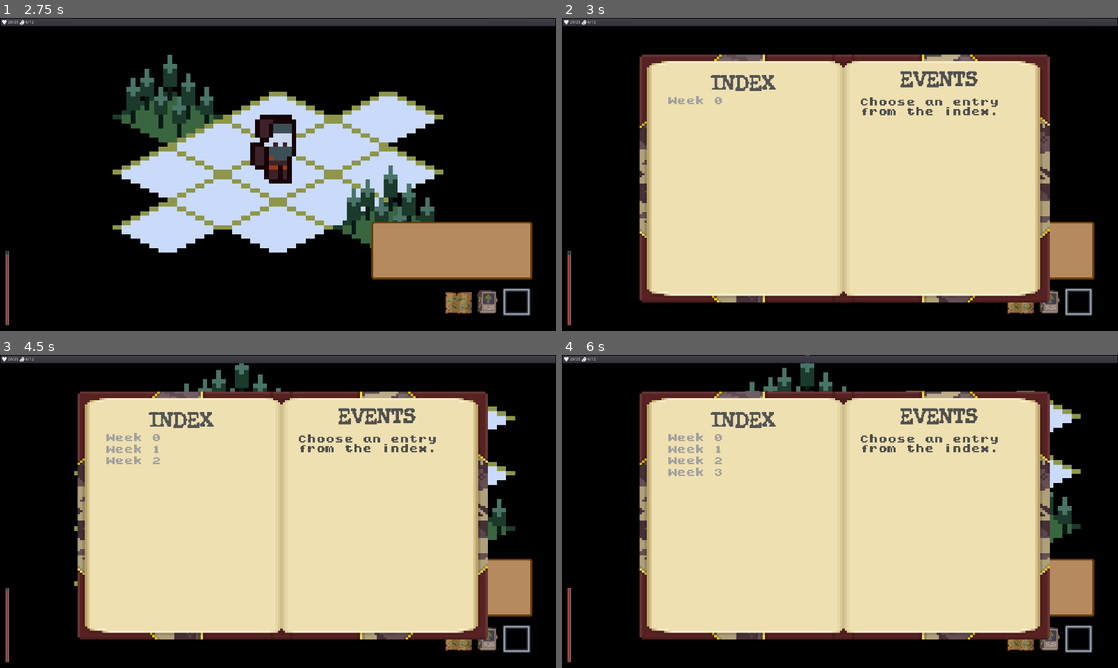
Above: before the commit, frames 1-4 (two rows, left to right).
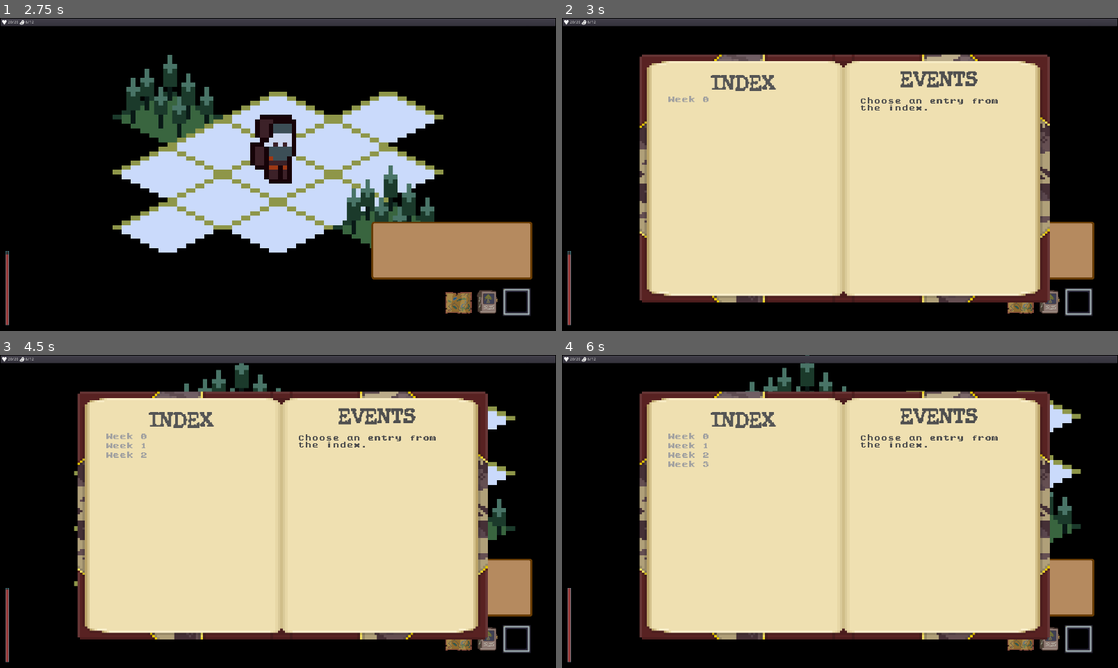
Above: after the commit, the same moments.

Repository: ZeeHatcher/project-forgotten
Game: Godot game, scene res://scenes/start_screen/start_screen.tscn
The game is run twice, just before and just after one commit, with the same random seed, the same clock (stepped at 60 frames per second) and the same inputs.
Inputs (mouse positions are in pixels of both pictures, inside the frame that each line leads up to):
- Up to frame 1 (2.75 s): tap Enter at 0.5 s; move the mouse to (400, 158) at 0.52 s; hold D (move_right) 0.53-1.25 s; hold Tab (journal) 0.53-1.25 s; click (400, 158) at 0.67 s; click "Start" at 1.25 s; click (455, 302) at 2 s
- Up to frame 2 (3 s): click (1051, 302) at 2.75 s
- Up to frame 3 (4.5 s): tap Space at 3.5 s; move the mouse to (166, 527) at 3.52 s; hold S (move_down) 3.53-4.28 s; tap Tab (journal) at 3.6 s; click (166, 527) at 3.67 s; move the mouse to (333, 442) at 4.27 s; hold D (move_right) from 4.28 s (still down); hold Tab (journal) from 4.28 s (still down); click (333, 442) at 4.42 s
- Up to frame 4 (6 s): tap Enter at 5 s; move the mouse to (812, 574) at 5.02 s; release D (move_right) at 5.03 s; release Tab (journal) at 5.03 s; hold W (move_up) 5.03-5.78 s; tap Tab (journal) at 5.1 s; click (812, 574) at 5.17 s; move the mouse to (1006, 558) at 5.77 s; hold A (move_left) from 5.78 s (still down); hold Tab (journal) from 5.78 s (still down); click (1006, 558) at 5.92 s

Frame 1 is identical in both runs. In frame 2, 0.7% of the frame differs, in the area x 19-79%, y 24-32%; in frame 3, 1.0%; in frame 4, 1.1%, in the area x 19-79%, y 24-39%.

Commit message:
feat: event redesign WIP

Diff:
--- a/main.tscn
+++ b/main.tscn
@@ -90,18 +90,9 @@
 
 [node name="CanvasLayer" type="CanvasLayer" parent="."]
 
-[node name="CenterContainer" type="CenterContainer" parent="CanvasLayer"]
-anchor_right = 1.0
-anchor_bottom = 1.0
-mouse_filter = 2
-
-[node name="EventBoard" parent="CanvasLayer/CenterContainer" instance=ExtResource( 2 )]
+[node name="EventBoard" parent="CanvasLayer" instance=ExtResource( 2 )]
 pause_mode = 2
 visible = false
-margin_left = 956.0
-margin_top = 522.0
-margin_right = 964.0
-margin_bottom = 558.0
 
 [node name="TopBar" parent="CanvasLayer" instance=ExtResource( 7 )]
 margin_bottom = 30.0
@@ -207,7 +198,7 @@
 [node name="EventService" type="Node" parent="."]
 script = ExtResource( 5 )
 player = NodePath("../Player")
-board = NodePath("../CanvasLayer/CenterContainer/EventBoard")
+board = NodePath("../CanvasLayer/EventBoard")
 
 [node name="WorldFog" parent="." instance=ExtResource( 3 )]
 tilemap_paths = [ NodePath("../EventTiles"), NodePath("../Terrain") ]
@@ -232,9 +223,9 @@
 [connection signal="moved" from="Player" to="Terrain" method="trigger_event_at"]
 [connection signal="moved" from="Player" to="GameSaveService" method="_on_Player_moved"]
 [connection signal="temperature_updated" from="Player" to="CanvasLayer/TemperatureBar" method="_on_Player_temperature_updated"]
-[connection signal="choice_selected" from="CanvasLayer/CenterContainer/EventBoard" to="EventService" method="apply_outcome"]
-[connection signal="event_ended" from="CanvasLayer/CenterContainer/EventBoard" to="EventService" method="end_event"]
-[connection signal="event_ended" from="CanvasLayer/CenterContainer/EventBoard" to="GameOverService" method="_on_EventBoard_event_ended"]
+[connection signal="choice_selected" from="CanvasLayer/EventBoard" to="EventService" method="apply_outcome"]
+[connection signal="event_ended" from="CanvasLayer/EventBoard" to="EventService" method="end_event"]
+[connection signal="event_ended" from="CanvasLayer/EventBoard" to="GameOverService" method="_on_EventBoard_event_ended"]
 [connection signal="pressed" from="CanvasLayer/Icons/JournalButton" to="GameSaveService" method="_on_JournalButton_pressed"]
 [connection signal="pressed" from="CanvasLayer/Icons/InventoryButton" to="CanvasLayer/InventoryList" method="_on_InventoryButton_pressed"]
 [connection signal="load_game" from="CanvasLayer/Journal" to="GameSaveService" method="_on_Journal_load_game"]
--- a/project.godot
+++ b/project.godot
@@ -24,7 +24,7 @@
 "language": "GDScript",
 "path": "res://data_models/event.gd"
 }, {
-"base": "TabContainer",
+"base": "Control",
 "class": "EventBoard",
 "language": "GDScript",
 "path": "res://ui/event_board/event_board.gd"
--- a/scenes/start_screen/start_screen.tscn
+++ b/scenes/start_screen/start_screen.tscn
@@ -111,10 +111,10 @@
 size_flags_vertical = 0
 
 [node name="Label" type="Label" parent="CanvasLayer/StartMenu/TitleCard/CenterContainer"]
-margin_left = 393.0
-margin_top = 490.0
-margin_right = 1527.0
-margin_bottom = 590.0
+margin_left = 206.0
+margin_top = 273.0
+margin_right = 1340.0
+margin_bottom = 373.0
 size_flags_horizontal = 0
 size_flags_vertical = 0
 theme = ExtResource( 2 )
--- a/test.gd
+++ b/test.gd
@@ -5,7 +5,7 @@
 
 var _save
 
-onready var _board := $CanvasLayer/CenterContainer/EventBoard
+onready var _board := $CanvasLayer/EventBoard
 onready var _player := $Player
 onready var _top_bar := $CanvasLayer/TopBar
 onready var _terrain := $Terrain
--- a/themes/default_body.tres
+++ b/themes/default_body.tres
@@ -3,7 +3,7 @@
 [ext_resource path="res://assets/fonts/kongtext/kongtext.ttf" type="DynamicFontData" id=1]
 
 [sub_resource type="DynamicFont" id=1]
-size = 32
+size = 24
 outline_color = Color( 0.2, 0.2, 0.2, 1 )
 font_data = ExtResource( 1 )
 
--- /dev/null
+++ b/themes/medium_body.tres
@@ -0,0 +1,30 @@
+[gd_resource type="Theme" load_steps=8 format=2]
+
+[ext_resource path="res://assets/fonts/kongtext/kongtext.ttf" type="DynamicFontData" id=1]
+
+[sub_resource type="StyleBoxEmpty" id=3]
+
+[sub_resource type="StyleBoxEmpty" id=4]
+
+[sub_resource type="StyleBoxEmpty" id=5]
+
+[sub_resource type="StyleBoxEmpty" id=2]
+
+[sub_resource type="StyleBoxEmpty" id=6]
+
+[sub_resource type="DynamicFont" id=1]
+size = 40
+extra_spacing_top = 5
+extra_spacing_bottom = 5
+font_data = ExtResource( 1 )
+
+[resource]
+default_font = SubResource( 1 )
+Button/colors/font_color = Color( 0.67451, 0.67451, 0.67451, 1 )
+Button/colors/font_color_hover = Color( 1, 1, 1, 1 )
+Button/colors/font_color_pressed = Color( 1, 1, 1, 1 )
+Button/styles/disabled = SubResource( 3 )
+Button/styles/focus = SubResource( 4 )
+Button/styles/hover = SubResource( 5 )
+Button/styles/normal = SubResource( 2 )
+Button/styles/pressed = SubResource( 6 )
--- a/ui/event_board/event_board.gd
+++ b/ui/event_board/event_board.gd
@@ -1,5 +1,5 @@
 class_name EventBoard
-extends TabContainer
+extends Control
 
 
 signal choice_selected(outcome)
@@ -8,14 +8,15 @@
 var event: Event setget set_event
 var are_conditions_met_handler: FuncRef
 
-onready var _container := $VBoxContainer
-onready var _description := $VBoxContainer/EventDescription
-onready var _buttons := $VBoxContainer/Buttons
+onready var _image := $"%EventImage"
+onready var _title := $"%Title"
+onready var _description := $"%Description"
+onready var _buttons := $"%Buttons"
 
 
 func set_event(val: Event) -> void:
 	event = val
-	_container.name = val.title # Setting node name also changes tab name
+	_title.text = val.title
 	_show_page(0)
 
 
--- a/ui/event_board/event_board.tscn
+++ b/ui/event_board/event_board.tscn
@@ -1,43 +1,106 @@
-[gd_scene load_steps=2 format=2]
+[gd_scene load_steps=8 format=2]
 
 [ext_resource path="res://ui/event_board/event_board.gd" type="Script" id=1]
+[ext_resource path="res://assets/ui/event_image_background.png" type="Texture" id=2]
+[ext_resource path="res://assets/events/Bunker_inside.png" type="Texture" id=3]
+[ext_resource path="res://assets/ui/event_bg.png" type="Texture" id=4]
+[ext_resource path="res://assets/ui/title_bg.png" type="Texture" id=5]
+[ext_resource path="res://themes/default_body.tres" type="Theme" id=6]
+[ext_resource path="res://themes/medium_body.tres" type="Theme" id=7]
 
-[node name="EventBoard" type="TabContainer"]
-margin_left = -308.0
-margin_top = -146.0
-margin_right = 308.0
-margin_bottom = 146.0
+[node name="EventBoard" type="Control"]
+anchor_top = 0.1
+anchor_right = 1.0
+anchor_bottom = 0.9
+script = ExtResource( 1 )
+
+[node name="EventImageBG" type="TextureRect" parent="."]
+anchor_left = 0.291
+anchor_top = 0.5
+anchor_right = 0.291
+anchor_bottom = 0.5
 grow_horizontal = 2
 grow_vertical = 2
-size_flags_horizontal = 3
-size_flags_vertical = 3
-tab_align = 0
-script = ExtResource( 1 )
+rect_min_size = Vector2( 1024, 1024 )
+texture = ExtResource( 2 )
+expand = true
+stretch_mode = 6
 
-[node name="VBoxContainer" type="VBoxContainer" parent="."]
+[node name="EventImage" type="TextureRect" parent="EventImageBG"]
+unique_name_in_owner = true
+anchor_left = 0.1
+anchor_top = 0.1
+anchor_right = 0.9
+anchor_bottom = 0.9
+texture = ExtResource( 3 )
+expand = true
+stretch_mode = 6
+
+[node name="Event" type="TextureRect" parent="."]
+anchor_left = 0.689
+anchor_top = 0.562
+anchor_right = 0.689
+anchor_bottom = 0.562
+grow_horizontal = 2
+grow_vertical = 2
+rect_min_size = Vector2( 896, 896 )
+texture = ExtResource( 4 )
+expand = true
+stretch_mode = 6
+
+[node name="Control" type="Control" parent="Event"]
+anchor_left = 0.115
+anchor_top = 0.096
+anchor_right = 0.9
+anchor_bottom = 0.933
+
+[node name="Description" type="Label" parent="Event/Control"]
+unique_name_in_owner = true
+margin_right = 703.0
+margin_bottom = 240.0
+size_flags_vertical = 0
+theme = ExtResource( 6 )
+custom_colors/font_color = Color( 1, 0.980392, 0.94902, 1 )
+text = "The world has come and gone. All food has been consumed, all water exhausted.
+
+There are few shelter, and fewer people to live in them.
+
+Your life, at the end of times, begins now."
+autowrap = true
+
+[node name="Buttons" type="VBoxContainer" parent="Event/Control"]
+unique_name_in_owner = true
+anchor_top = 1.0
 anchor_right = 1.0
 anchor_bottom = 1.0
-margin_left = 4.0
-margin_top = 32.0
-margin_right = -3.103
-margin_bottom = -4.0
-rect_min_size = Vector2( 600, 0 )
+grow_vertical = 0
 
-[node name="EventDescription" type="Label" parent="VBoxContainer"]
-margin_right = 608.0
-margin_bottom = 48.0
-text = "asdasdasdasdasdasdasdasdasd
+[node name="TitleBG" type="TextureRect" parent="."]
+anchor_left = 0.744
+anchor_top = 0.078
+anchor_right = 0.744
+anchor_bottom = 0.078
+grow_horizontal = 2
+grow_vertical = 2
+rect_min_size = Vector2( 640, 128 )
+texture = ExtResource( 5 )
+expand = true
+stretch_mode = 6
 
-Asd"
-autowrap = true
+[node name="MarginContainer" type="MarginContainer" parent="TitleBG"]
+anchor_left = 0.044
+anchor_top = 0.244
+anchor_right = 0.903
+anchor_bottom = 0.385
+margin_right = 40.0
+margin_bottom = 40.0
 
-[node name="Buttons" type="VBoxContainer" parent="VBoxContainer"]
-margin_top = 52.0
-margin_right = 608.0
-margin_bottom = 72.0
-
-[node name="Button" type="Button" parent="VBoxContainer/Buttons"]
-margin_right = 608.0
-margin_bottom = 20.0
-text = "Choice A"
-align = 0
+[node name="Title" type="Label" parent="TitleBG/MarginContainer"]
+unique_name_in_owner = true
+margin_top = 4.0
+margin_right = 589.0
+margin_bottom = 54.0
+theme = ExtResource( 7 )
+custom_colors/font_color = Color( 0, 0, 0, 1 )
+text = "World end"
+uppercase = true
Binary file added: assets/events/Bunker_inside.png
Not shown, added: assets/events/Bunker_inside.png.import
Binary file added: assets/events/Bunker_outside.png
Not shown, added: assets/events/Bunker_outside.png.import
Binary file added: assets/events/Car_close.png
Not shown, added: assets/events/Car_close.png.import
Binary file added: assets/events/Car_far.png
Not shown, added: assets/events/Car_far.png.import
Binary file added: assets/ui/event_bg.png
Not shown, added: assets/ui/event_bg.png.import
Binary file added: assets/ui/event_image_background.png
Not shown, added: assets/ui/event_image_background.png.import
(and 2 more such lines)
